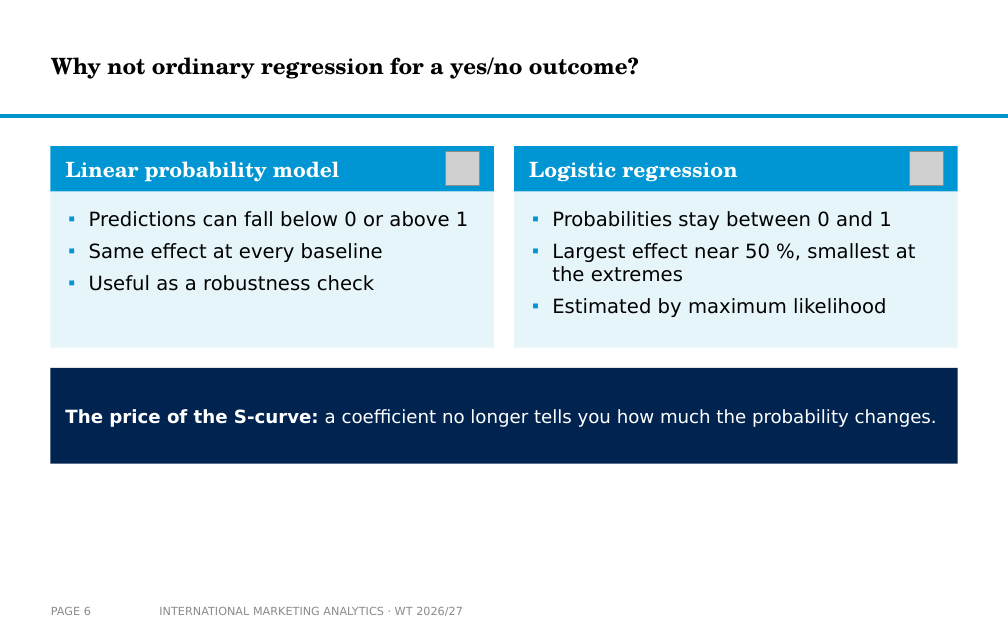
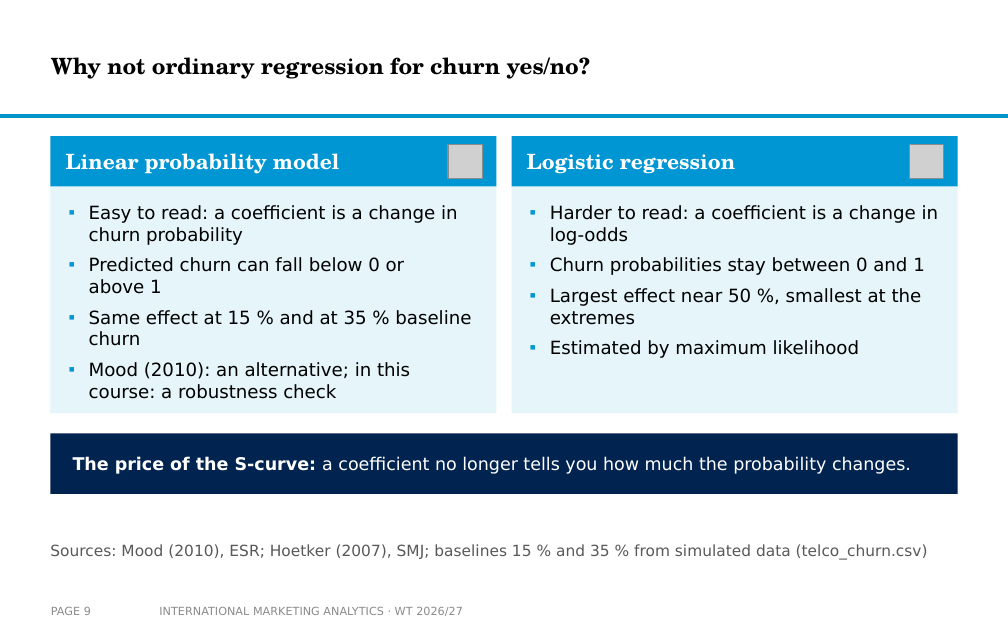
Before and after one commit to arnefloh-wu/international-marketing-analytics-teaching, a slide deck: slide 9 of slides/logistic-regression-in-international-marketing_WT26-27.pptx (slide 6 before the commit). Drawn at 1008x630 pixels with LibreOffice and Linux fonts; fonts in the diff are those of the drawing; grey boxes stand for pictures; background and template pictures are left out. Boxes give left, top, right and bottom in pixels: in the first picture for what was removed or moved away, otherwise in the second. Text is boxed around its words. In the diff, an @@ line names an element or a change of style, - is before the commit and + after.

```diff
--- a/slides/logistic-regression-in-international-marketing_WT26-27.pptx
+++ b/slides/logistic-regression-in-international-marketing_WT26-27.pptx
@@ title at [51,57,590,79]: text changed @@
-Why not ordinary regression for a yes/no outcome?
+Why not ordinary regression for churn yes/no?
@@ rectangle: place and size @@
-rectangle at [50,146,494,192]
+rectangle at [50,136,496,186]
@@ text "Linear probability model": place and size @@
-text "Linear probability model" at [66,161,339,182]
+text "Linear probability model" at [66,153,339,174]
@@ picture: place and size @@
-picture at [446,151,480,185]
+picture at [449,144,483,178]
@@ rectangle: place and size @@
-rectangle at [514,146,958,192]
+rectangle at [512,136,958,186]
@@ text "Logistic regression": place and size @@
-text "Logistic regression" at [529,162,737,182]
+text "Logistic regression" at [527,154,735,174]
@@ picture: place and size @@
-picture at [909,151,943,185]
+picture at [909,144,943,178]
@@ rectangle: place and size @@
-rectangle at [50,192,494,348]
+rectangle at [50,186,496,413]
@@ text at [89,205,471,399]: text changed; size 14 to 13 pt @@
-▪ Predictions can fall below 0 or above 1
-▪ Same effect at every baseline
-▪ Useful as a robustness check
+▪ Easy to read: a coefficient is a change in churn probability
+▪ Predicted churn can fall below 0 or above 1
+▪ Same effect at 15 % and at 35 % baseline churn
+▪ Mood (2010): an alternative; in this course: a robustness check
@@ rectangle: place and size @@
-rectangle at [514,192,958,348]
+rectangle at [512,186,958,413]
@@ text at [550,205,939,275]: text changed; size 14 to 13 pt @@
-▪ Probabilities stay between 0 and 1
+▪ Harder to read: a coefficient is a change in log-odds
+▪ Churn probabilities stay between 0 and 1
@@ text at [550,288,922,358]: size 14 to 13 pt in "Largest effect near 50 %, smallest at ...", "Estimated by maximum likelihood" @@
@@ rectangle: place and size @@
-rectangle at [50,368,958,464]
+rectangle at [50,433,958,494]
@@ text "The price of the S-curve: ...": place and size @@
-text "The price of the S-curve: ..." at [65,409,937,427]
+text "The price of the S-curve: ..." at [73,456,911,474]
@@ text "The price of the S-curve: ..." at [73,456,911,474]: size 13 to 12.5 pt @@
@@ text added at [50,544,928,560], 11 pt, text #595959 @@
+Sources: Mood (2010), ESR; Hoetker (2007), SMJ; baselines 15 % and 35 % from simulated data (telco_churn.csv)
```
Also in this commit, not shown: 20 other slides changed, 36 slides added, 21 slides removed, 5 other files.
